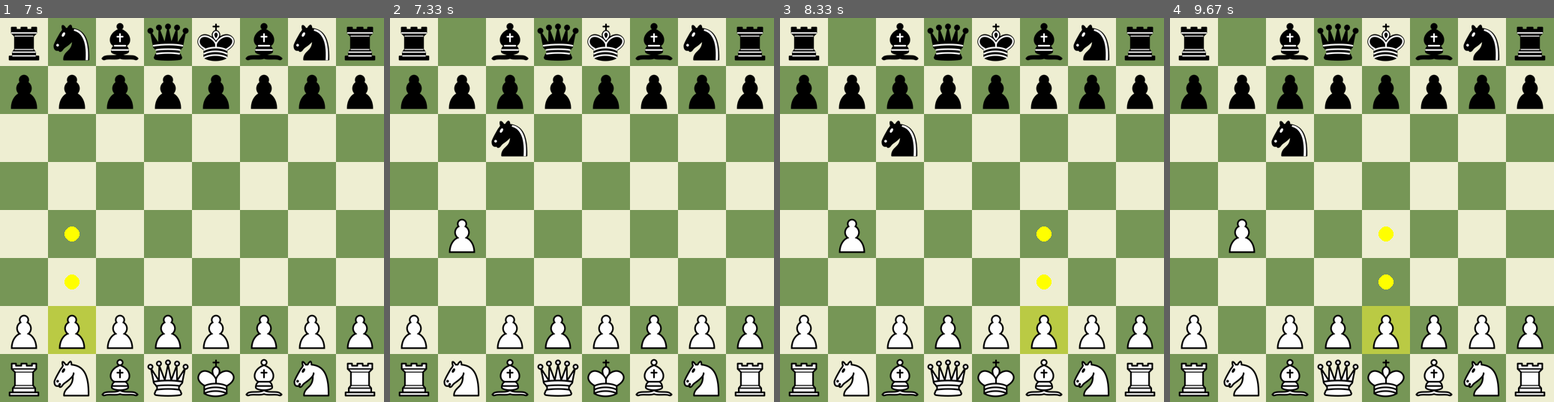
Above: before the commit, frames 1-4 (left to right).
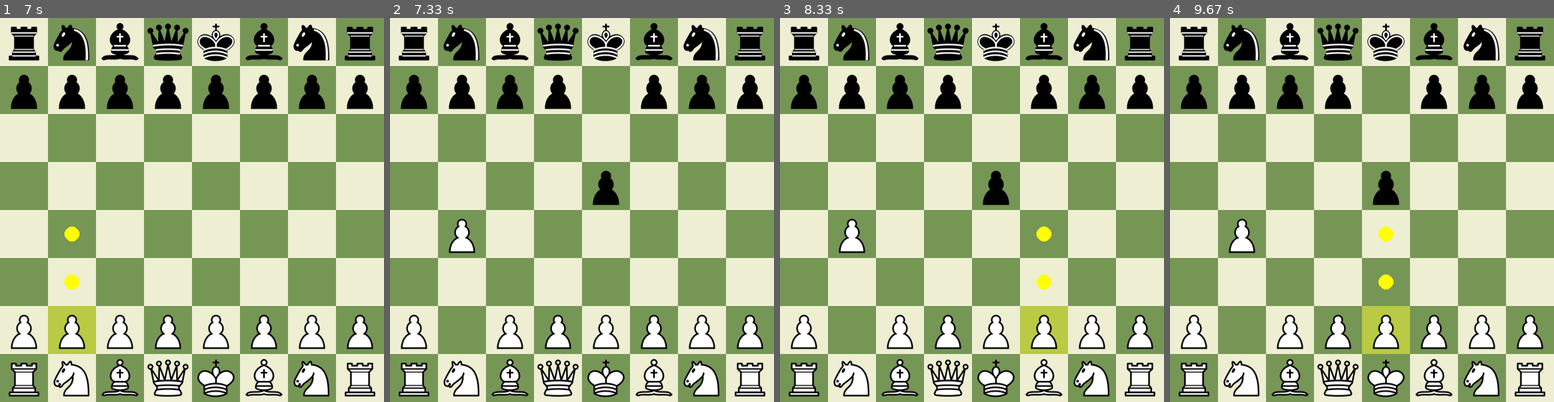
Above: after the commit, the same moments.

Repository: LeQuangMien10/ChessAI
Game: pygame game, started from main.py
Same seed, same stepped clock (60 frames per second), same inputs: the game is played once before the commit and once after it.
Inputs (mouse positions are in pixels of both pictures, inside the frame that each line leads up to):
- Up to frame 1 (7 s): click (334, 344) at 1.88 s; click (199, 79) at 2.22 s; click (172, 309) at 2.55 s; click (180, 144) at 2.88 s; click (326, 309) at 3.72 s; click (311, 202) at 4.05 s; click (76, 352) at 6.88 s
- Up to frame 2 (7.33 s): click (462, 233) at 7.22 s
- Up to frame 3 (8.33 s): click (995, 317) at 7.55 s; click (879, 110) at 7.88 s; click (1041, 336) at 8.22 s
- Up to frame 4 (9.67 s): click (1338, 94) at 8.55 s; click (1377, 313) at 9.38 s

Frame 1 is identical in both runs. In frame 2, 2.1% of the frame differs, in the area x 13-60%, y 1-49%; in frame 3, 2.1%; in frame 4, 2.1%.

Commit message:
avoid draw when winning

Diff:
--- a/changes.txt
+++ b/changes.txt
@@ -2,3 +2,4 @@
 10:40 PM 11/4/2025: Thêm order_move, is_important_move để bổ trợ order_move, thêm cơ chế cho evaluate_board (chiếm tt, quân bị treo, bảo kê vua)
 1:12 PM 12/4/2025: Fix lỗi depth chẵn, thêm fps
 3:14 PM 12/4/2025: Checkmate được hiển thị sau move
+8:07 PM 12/4/2025: Tránh hòa do lặp nước khi đang thắng
--- a/main.py
+++ b/main.py
@@ -6,6 +6,15 @@
 
 screen = pygame.display.set_mode((BOARD_SIZE, BOARD_SIZE))
 pygame.display.set_caption("Chess")
+
+#Test tránh hòa do LẶP NƯỚC 1 (2 xe vs vua)
+fen_string_loop5 = "8/8/8/8/1k6/8/r1r5/K7 w - - 0 1"
+#board = chess.Board(fen_string)
+
+#Test tránh hòa do LẮP NƯỚC 2 (vua vs Mã+Xe)
+fen_string2 = "1k6/8/8/8/8/KN6/8/2R5 w - - 0 1"
+#board = chess.Board(fen_string2)
+
 
 board = chess.Board()
 selected_square = None
@@ -56,7 +65,7 @@
                     update_screen()
 
                     if not board.is_game_over():
-                        best_move = get_best_move(board, depth=3)
+                        best_move = get_best_move(board, depth=4)
                         if best_move:
                             board.push(best_move)
 
--- a/minimax.py
+++ b/minimax.py
@@ -1,4 +1,5 @@
 import time
+from tokenize import String
 
 import config
 from config import *
@@ -108,6 +109,18 @@
     best_value = -float('inf')
 
     for move in order_moves(board):
+        # Kiểm tra nếu đi nước này sẽ dẫn đến hòa 5 lần lặp
+        if is_threefold_repetition_if_move(board, move):
+            white_score, black_score = material_score(board)
+            print("white: " + str(white_score))
+            print("black: " + str(black_score))
+
+            if black_score >= white_score + 100:
+                continue  # Đen đang lợi thế → tránh hòa
+            elif black_score <= white_score - 200:
+                return move  # Đen thua nặng → chấp nhận hòa
+
+        # Đánh giá nước đi thông qua minimax
         board.push(move)
         evaluation = minimax(board, depth - 1, float('-inf'), float('inf'), False)
         board.pop()
@@ -115,7 +128,6 @@
         if evaluation > best_value:
             best_value = evaluation
             best_move = move
-
 
     elapsed_time = time.time() - start_time
     print(f"Time: {elapsed_time: .2f} seconds")
@@ -184,3 +196,25 @@
 
     moves.sort(key=move_score)
     return moves
+
+# Hàm tránh bị hòa khi đang có lợi thế
+def is_threefold_repetition_if_move(board, move):
+    board_copy = board.copy()
+    board_copy.push(move)
+    return board_copy.is_repetition(5) #3 lần lặp => Có thể cầu hòa, 5 lần lặp => Bắt buộc hòa
+
+#Hàm tính giá trị quân còn lại trên bàn
+def material_score(board):
+    white_score = 0
+    black_score = 0
+
+    for square in chess.SQUARES:
+        piece = board.piece_at(square)
+        if piece:
+            value = config.PIECE_VALUES[piece.piece_type]
+            if piece.color == chess.WHITE:
+                white_score += value
+            else:
+                black_score += value
+
+    return white_score, black_score
